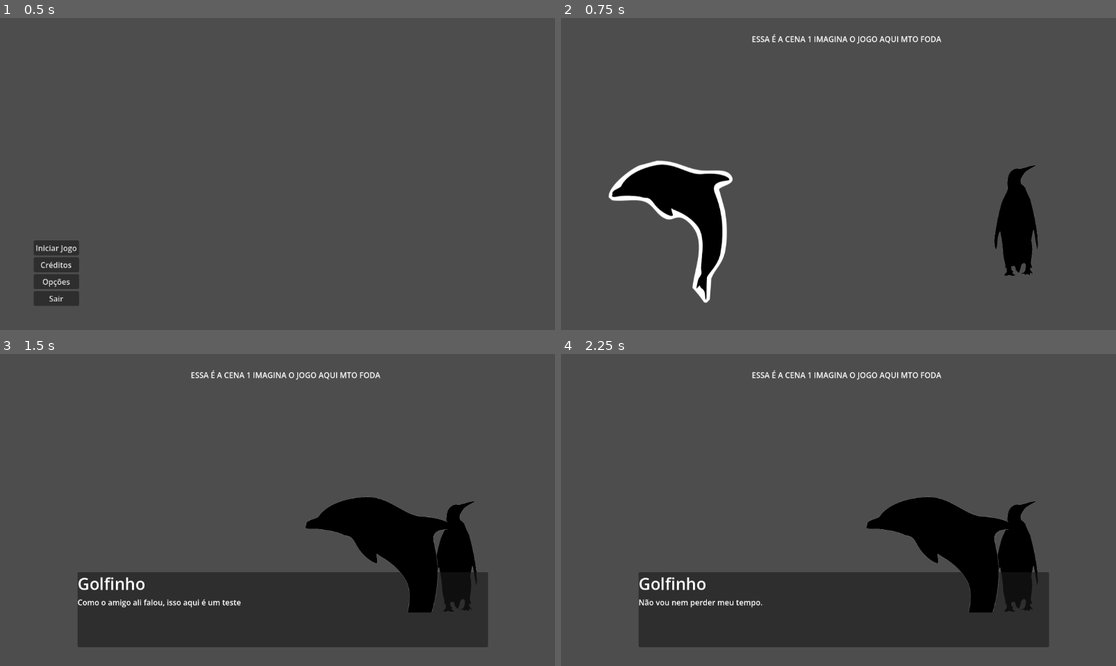
Above: before the commit, frames 1-4 (two rows, left to right).
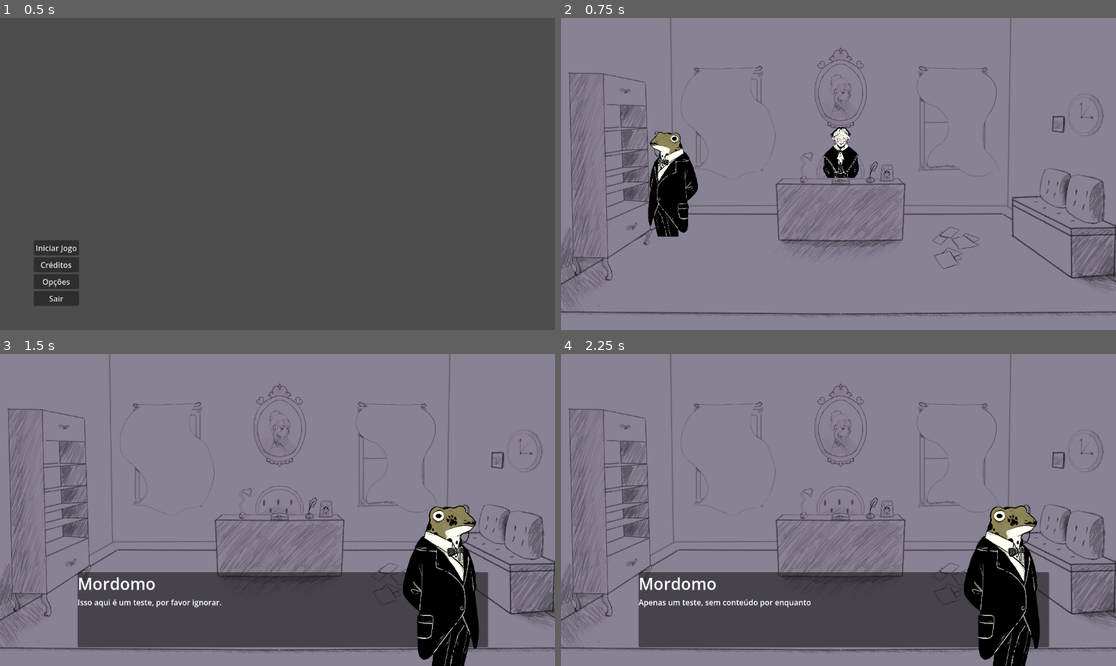
Above: after the commit, the same moments.

Repository: IppoSteps/felpojam-carimbo
Game: Godot game, scene res://Cenas/Menu Inicial.tscn
The game is run twice, just before and just after one commit, with the same random seed, the same clock (stepped at 60 frames per second) and the same inputs.
Inputs (mouse positions are in pixels of both pictures, inside the frame that each line leads up to):
- Up to frame 1 (0.5 s): no input
- Up to frame 2 (0.75 s): click "Iniciar Jogo" at 0.5 s
- Up to frame 3 (1.5 s): click (122, 566) at 1.27 s
- Up to frame 4 (2.25 s): tap Enter at 2 s; move the mouse to (960, 494) at 2.02 s; click (960, 494) at 2.17 s

Frame 1 is identical in both runs. In frame 2, 97% of the frame differs, in the area x 0-100%, y 0-100%; in frame 3, 95%; in frame 4, 95%.

Commit message:
feat: new stamp system and real sprites

Diff:
--- a/Cenas/cena_1.tscn
+++ b/Cenas/cena_1.tscn
@@ -55,5 +55,13 @@
 
 [node name="Dialogo" parent="." unique_id=1920572738 instance=ExtResource("3_g1fjc")]
 
+[node name="Button" type="Button" parent="." unique_id=1441390808]
+offset_left = 541.0
+offset_top = 472.0
+offset_right = 684.0
+offset_bottom = 503.0
+text = "CENA 2"
+
 [connection signal="pressed" from="Golfinho" to="." method="_on_golfinho_pressed"]
 [connection signal="pressed" from="Pinguim" to="." method="_on_pinguim_pressed"]
+[connection signal="pressed" from="Button" to="." method="_on_button_pressed"]
--- /dev/null
+++ b/Cenas/cena_2.tscn
@@ -0,0 +1,25 @@
+[gd_scene format=3 uid="uid://d3f8cduw8jc1l"]
+
+[ext_resource type="PackedScene" uid="uid://bbgw7tmu2cxgo" path="res://Cenas/dialogo.tscn" id="1_hlq42"]
+[ext_resource type="Script" uid="uid://dtnvc7q60sbxe" path="res://Scripts/cena_2.gd" id="1_i307b"]
+[ext_resource type="PackedScene" uid="uid://bndy3sr6of7pe" path="res://Cenas/sis_carimbos.tscn" id="2_edv7h"]
+[ext_resource type="Texture2D" uid="uid://cacipevbuss7g" path="res://Imagens/istockphoto-1300502656-612x612.jpg" id="3_edv7h"]
+
+[node name="Cena2" type="Node2D" unique_id=483184613 node_paths=PackedStringArray("dialogo", "carimbo", "mano")]
+script = ExtResource("1_i307b")
+dialogo = NodePath("Dialogo")
+carimbo = NodePath("sis_carimbos")
+mano = NodePath("TextureButton")
+
+[node name="Dialogo" parent="." unique_id=1920572738 instance=ExtResource("1_hlq42")]
+
+[node name="sis_carimbos" parent="." unique_id=232167546 instance=ExtResource("2_edv7h")]
+
+[node name="TextureButton" type="TextureButton" parent="." unique_id=432262215]
+offset_left = 681.0
+offset_top = 18.0
+offset_right = 1293.0
+offset_bottom = 630.0
+texture_normal = ExtResource("3_edv7h")
+
+[connection signal="pressed" from="TextureButton" to="." method="_on_texture_button_pressed"]
--- a/Cenas/dialogo.tscn
+++ b/Cenas/dialogo.tscn
@@ -35,12 +35,14 @@
 anchor_top = 0.5
 anchor_right = 1.0
 anchor_bottom = 0.5
-offset_left = -231.0
-offset_top = -212.0
-offset_right = -84.0
-offset_bottom = -77.0
+offset_left = -279.0
+offset_top = -225.0
+offset_right = 93.400024
+offset_bottom = 117.0
 grow_horizontal = 0
 grow_vertical = 2
+expand_mode = 1
+stretch_mode = 5
 
 [node name="VBoxContainer" type="VBoxContainer" parent="CaixaDialogo" unique_id=967511506]
 layout_mode = 1
--- a/Cenas/sis_carimbos.tscn
+++ b/Cenas/sis_carimbos.tscn
@@ -1,9 +1,9 @@
 [gd_scene format=3 uid="uid://bndy3sr6of7pe"]
 
 [ext_resource type="Script" uid="uid://d8wrwidygw5b" path="res://Scripts/sis_carimbos.gd" id="1_dqpuo"]
-[ext_resource type="Texture2D" uid="uid://cmy3gb648jqt2" path="res://Imagens/caderno.png" id="2_vbgcf"]
+[ext_resource type="Texture2D" uid="uid://bomqui2b0wyih" path="res://Imagens/caderno/Caderno base.png" id="2_gg4wj"]
 
-[node name="sis_carimbos" type="Control" unique_id=232167546 node_paths=PackedStringArray("caderno", "carimbo_1", "carimbo_2")]
+[node name="sis_carimbos" type="Control" unique_id=232167546 node_paths=PackedStringArray("caderno", "carimbo_1", "carimbo_2", "carimbo_3", "carimbo_4")]
 layout_mode = 3
 anchors_preset = 15
 anchor_right = 1.0
@@ -14,28 +14,53 @@
 caderno = NodePath("Caderno")
 carimbo_1 = NodePath("Caderno/Carimbo1")
 carimbo_2 = NodePath("Caderno/Carimbo2")
+carimbo_3 = NodePath("Caderno/Carimbo3")
+carimbo_4 = NodePath("Caderno/Carimbo4")
 
-[node name="Caderno" type="TextureRect" parent="." unique_id=1520523681]
+[node name="Caderno" type="TextureRect" parent="." unique_id=836063119]
 visible = false
-layout_mode = 0
-offset_left = -450.0
-offset_top = -155.0
-offset_right = 540.0
-offset_bottom = 835.0
-texture = ExtResource("2_vbgcf")
+layout_mode = 1
+anchors_preset = 15
+anchor_right = 1.0
+anchor_bottom = 1.0
+grow_horizontal = 2
+grow_vertical = 2
+texture = ExtResource("2_gg4wj")
+expand_mode = 1
+stretch_mode = 5
 
 [node name="Carimbo1" type="TextureRect" parent="Caderno" unique_id=638720077 groups=["carimbo_slots"]]
 visible = false
 layout_mode = 0
-offset_left = 542.0
-offset_top = 265.0
-offset_right = 642.0
-offset_bottom = 365.0
+offset_left = 576.0
+offset_top = 109.0
+offset_right = 676.0
+offset_bottom = 209.0
+expand_mode = 1
 
-[node name="Carimbo2" type="TextureRect" parent="Caderno" unique_id=70236135 groups=["carimbo_slots"]]
+[node name="Carimbo2" type="TextureRect" parent="Caderno" unique_id=18694310 groups=["carimbo_slots"]]
 visible = false
 layout_mode = 0
-offset_left = 693.0
-offset_top = 239.0
-offset_right = 793.0
-offset_bottom = 339.0
+offset_left = 575.0
+offset_top = 235.0
+offset_right = 675.0
+offset_bottom = 335.0
+expand_mode = 1
+
+[node name="Carimbo3" type="TextureRect" parent="Caderno" unique_id=500079703 groups=["carimbo_slots"]]
+visible = false
+layout_mode = 0
+offset_left = 583.0
+offset_top = 319.0
+offset_right = 683.0
+offset_bottom = 419.0
+expand_mode = 1
+
+[node name="Carimbo4" type="TextureRect" parent="Caderno" unique_id=718411931 groups=["carimbo_slots"]]
+visible = false
+layout_mode = 0
+offset_left = 582.0
+offset_top = 445.0
+offset_right = 682.0
+offset_bottom = 545.0
+expand_mode = 1
--- /dev/null
+++ b/Cenas/teste.tscn
@@ -0,0 +1,56 @@
+[gd_scene format=3 uid="uid://7gjmy6d0qdqx"]
+
+[ext_resource type="PackedScene" uid="uid://bbgw7tmu2cxgo" path="res://Cenas/dialogo.tscn" id="1_4uk6u"]
+[ext_resource type="Texture2D" uid="uid://y3k6sar6ttvy" path="res://Imagens/cenarios/Escritório.png" id="1_upko5"]
+[ext_resource type="Script" uid="uid://cf5t6me6xwx1h" path="res://Scripts/teste.gd" id="1_vxhr3"]
+[ext_resource type="PackedScene" uid="uid://bndy3sr6of7pe" path="res://Cenas/sis_carimbos.tscn" id="2_32exs"]
+[ext_resource type="Texture2D" uid="uid://b20ucjg2jsgxg" path="res://Imagens/sprites/Mordomo_neutro.png" id="4_vxhr3"]
+[ext_resource type="Texture2D" uid="uid://cun1k6wvfre33" path="res://Imagens/sprites/Vovó_feliz.png" id="6_5cqpl"]
+
+[node name="Teste" type="Node2D" unique_id=94817120 node_paths=PackedStringArray("dialogo", "carimbo", "mordomo")]
+script = ExtResource("1_vxhr3")
+dialogo = NodePath("Dialogo")
+carimbo = NodePath("Control/sis_carimbos")
+mordomo = NodePath("Mordomo")
+
+[node name="TextureRect" type="TextureRect" parent="." unique_id=1201976217]
+offset_right = 1157.0
+offset_bottom = 1157.0
+texture = ExtResource("1_upko5")
+expand_mode = 1
+stretch_mode = 4
+
+[node name="Dialogo" parent="." unique_id=1920572738 instance=ExtResource("1_4uk6u")]
+
+[node name="Control" type="Control" parent="." unique_id=2087517797]
+layout_mode = 3
+anchors_preset = 0
+offset_right = 40.0
+offset_bottom = 40.0
+
+[node name="sis_carimbos" parent="Control" unique_id=232167546 instance=ExtResource("2_32exs")]
+layout_mode = 1
+offset_right = 1114.0
+offset_bottom = 608.0
+
+[node name="Mordomo" type="TextureButton" parent="." unique_id=821866146 groups=["botoes"]]
+offset_left = 167.0
+offset_top = 231.0
+offset_right = 288.0
+offset_bottom = 454.45337
+texture_normal = ExtResource("4_vxhr3")
+ignore_texture_size = true
+stretch_mode = 5
+flip_h = true
+
+[node name="Vovo" type="TextureButton" parent="." unique_id=1118583482 groups=["botoes"]]
+offset_left = 541.0
+offset_top = 220.0
+offset_right = 624.0
+offset_bottom = 332.16217
+texture_normal = ExtResource("6_5cqpl")
+ignore_texture_size = true
+stretch_mode = 5
+
+[connection signal="pressed" from="Mordomo" to="." method="_on_mordomo_pressed"]
+[connection signal="pressed" from="Vovo" to="." method="_on_vovo_pressed"]
--- a/Dialogos/teste.json
+++ b/Dialogos/teste.json
@@ -1,38 +1,44 @@
 {
-	"pinguim": {
+	"mordomo": {
 		"1" : {
-		"personagem" : "Pinguim",
+		"personagem" : "Mordomo",
 		"texto" : "Isso aqui é um teste, por favor ignorar."
 		},
 		"2" : {
-			"personagem" : "Pinguim",
+			"personagem" : "Mordomo",
 			"texto" : "Apenas um teste, sem conteúdo por enquanto"
 		},
 		"3" : {
-			"personagem" : "Pinguim",
+			"personagem" : "Mordomo",
 			"texto" : "Sério, não tem nada aqui, você ta perdendo seu tempo"
 		},
 		"4" : {
-			"personagem" : "Pinguim",
+			"personagem" : "Mordomo",
 			"texto" : "Quantas vezes eu vou ter que dizer que não tem nada aqui? Segue sua vida."
 		},
 		"5" : {
-			"personagem" : "Pinguim",
+			"personagem" : "Mordomo",
 			"texto" : "Ta, fica aí então, mas depois não diz que não te avisei"
 		},
 		"6" : {
-			"personagem" : "Pinguim",
+			"personagem" : "Mordomo",
 			"texto" : "..."
 		}
 	},
-	"golfinho" : {
+	"vovo" : {
 		"1" : {
-			"personagem" : "Golfinho",
+			"personagem" : "Vovó",
 			"texto" : "Como o amigo ali falou, isso aqui é um teste"
 		},
 		"2" : {
-			"personagem" : "Golfinho",
+			"personagem" : "Vovó",
 			"texto" : "Não vou nem perder meu tempo."
+		}
+	},
+	"mano" : {
+		"1" : {
+			"personagem" : "Mano",
+			"texto" : "Salve"
 		}
 	}
 }
--- a/Scripts/cena_1.gd
+++ b/Scripts/cena_1.gd
@@ -33,3 +33,7 @@
 	for b in botoes:
 		b.disabled = false
 	golfinho.visible = true
+
+
+func _on_button_pressed() -> void:
+	get_tree().change_scene_to_file("res://Cenas/cena_2.tscn")
--- /dev/null
+++ b/Scripts/cena_2.gd
@@ -0,0 +1,15 @@
+extends Node2D
+
+@export var dialogo: Control
+@export var carimbo: Control
+
+@export var mano: TextureButton
+
+
+func _on_texture_button_pressed() -> void:
+	var personagem = "mano"
+
+	mano.visible = false
+	await dialogo.muda_display("res://Dialogos/teste.json", personagem)
+	await carimbo.define_carimbo(personagem)
+	mano.visible = true
--- a/Scripts/menu_inicial.gd
+++ b/Scripts/menu_inicial.gd
@@ -1,7 +1,7 @@
 extends Control
 
 func _on_botao_iniciar_pressed() -> void:
-	get_tree().change_scene_to_file("res://Cenas/cena_1.tscn")
+	get_tree().change_scene_to_file("res://Cenas/teste.tscn")
 
 func _on_botao_config_pressed() -> void:
 	get_tree().change_scene_to_file("res://Cenas/config.tscn")
--- a/Scripts/sis_carimbos.gd
+++ b/Scripts/sis_carimbos.gd
@@ -5,6 +5,8 @@
 @export var caderno: TextureRect
 @export var carimbo_1: TextureRect
 @export var carimbo_2: TextureRect
+@export var carimbo_3: TextureRect
+@export var carimbo_4: TextureRect
 
 var carimbos_path := "res://Sistema/carimbos_personagens.json"
 var carimbos_json := {}
--- /dev/null
+++ b/Scripts/teste.gd
@@ -0,0 +1,35 @@
+extends Node2D
+
+@export var dialogo: Control
+@export var carimbo: Control
+
+@export var mordomo: TextureButton
+
+
+func _on_mordomo_pressed() -> void:
+	var personagem = "mordomo"
+	var botoes = get_tree().get_nodes_in_group("botoes")
+
+	for b in botoes:
+		b.disabled = true
+		b.visible = false
+	await dialogo.muda_display("res://Dialogos/teste.json", personagem)
+	await carimbo.define_carimbo(personagem)
+	for b in botoes:
+		b.visible = true
+		b.disabled = false
+
+
+
+func _on_vovo_pressed() -> void:
+	var personagem = "vovo"
+	var botoes = get_tree().get_nodes_in_group("botoes")
+
+	for b in botoes:
+		b.disabled = true
+		b.visible = false
+	await dialogo.muda_display("res://Dialogos/teste.json", personagem)
+	await carimbo.define_carimbo(personagem)
+	for b in botoes:
+		b.visible = true
+		b.disabled = false
--- a/Sistema/carimbos_personagens.json
+++ b/Sistema/carimbos_personagens.json
@@ -1,10 +1,34 @@
 {
-	"pinguim" : {
-		"path" : "res://Imagens/carimbos/carimbo1.png",
+	"carimbador" : {
+		"path" : "res://Imagens/carimbos/Carimbo_carimbador.png",
 		"slot" :  "nenhum"
-		},
-	"golfinho" : {
-		"path" : "res://Imagens/carimbos/carimbo2.png",
+	},
+	"ermoes" : {
+		"path" : "res://Imagens/carimbos/Carimbo_ermoes.png",
 		"slot" :  "nenhum"
-		},
+	},
+	"maquinista" : {
+		"path" : "res://Imagens/carimbos/Carimbo_maquinista.png",
+		"slot" : "nenhum"
+	},
+	"mordomo" : {
+		"path" : "res://Imagens/carimbos/Carimbo_mordomo.png",
+		"slot" : "nenhum"
+	},
+	"miau" : {
+		"path" : "res://Imagens/carimbos/Carimbo_pata.png",
+		"slot" : "nenhum"
+	},
+	"pirata" : {
+		"path" : "res://Imagens/carimbos/Carimbo_pirata.png",
+		"slot" : "nenhum"
+	},
+	"pombo" : {
+		"path" : "res://Imagens/carimbos/Carimbo_pombo.png",
+		"slot" : "nenhum"
+	},
+	"vovo" : {
+		"path" : "res://Imagens/carimbos/Carimbo_professor.png",
+		"slot" : "nenhum"
+	}
 }
--- a/Sistema/dialogo_portraits.json
+++ b/Sistema/dialogo_portraits.json
@@ -1,4 +1,5 @@
 {
-	"pinguim" : "res://Imagens/portraits/pinguim_portrait.png",
-	"golfinho" : "res://Imagens/portraits/golfinho_portrait.png"
+	"mordomo" : "res://Imagens/sprites/Mordomo_pata.png",
+	"vovo" : "res://Imagens/sprites/Vovó_neutro.png",
+	"mano" : "res://Imagens/portraits/mano.jpg"
 }
Binary file removed: Imagens/caderno.png
Binary file added: Imagens/caderno/Caderno base.png
Not shown, added: Imagens/caderno/Caderno base.png.import
Binary file added: Imagens/caderno/Caderno com mapa.png
Not shown, changed: Imagens/caderno/Caderno com mapa.png.import
Binary file added: Imagens/carimbos/Carimbo_carimbador.png
Not shown, added: Imagens/carimbos/Carimbo_carimbador.png.import
Binary file added: Imagens/carimbos/Carimbo_ermoes.png
Not shown, changed: Imagens/carimbos/Carimbo_ermoes.png.import
Binary file added: Imagens/carimbos/Carimbo_maquinista.png
Not shown, added: Imagens/carimbos/Carimbo_maquinista.png.import
Binary file added: Imagens/carimbos/Carimbo_mordomo.png
(and 45 more such lines)
